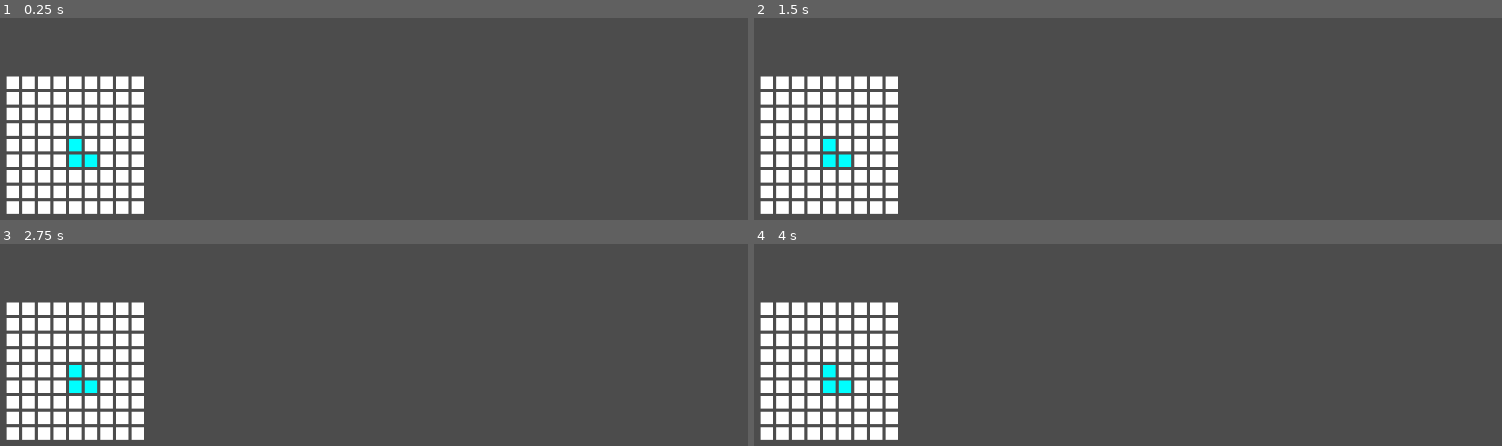
Above: before the commit, frames 1-4 (two rows, left to right).
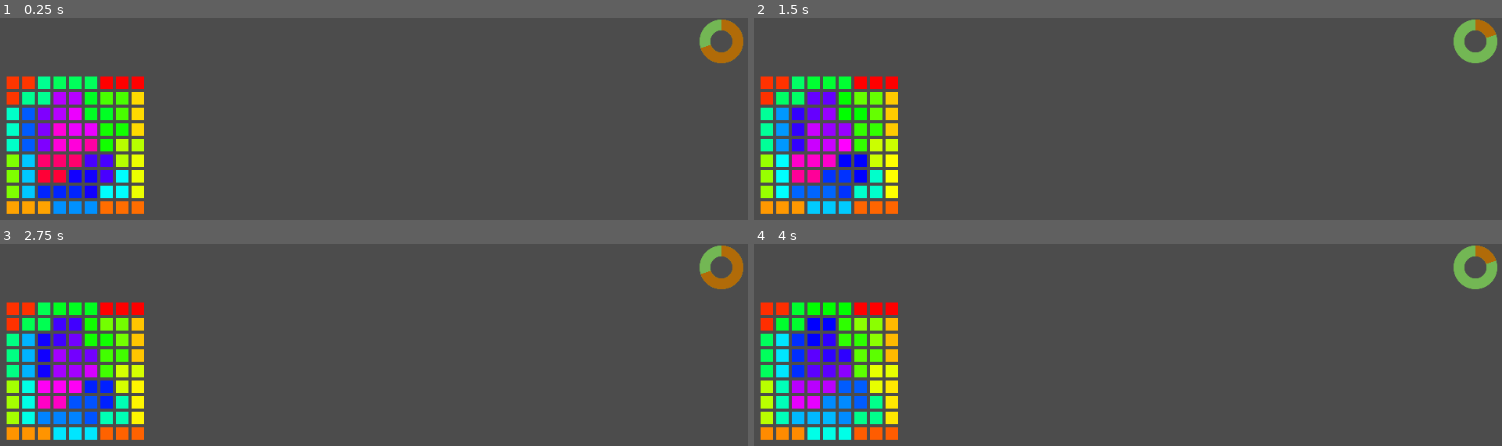
Above: after the commit, the same moments.

Repository: Pe3Hu/toihoia
Game: Godot game, scene res://scenes/Game.tscn
The game is run twice, just before and just after one commit, with the same random seed, the same clock (stepped at 60 frames per second) and the same inputs.
Inputs (mouse positions are in pixels of both pictures, inside the frame that each line leads up to):
- Up to frame 1 (0.25 s): no input
- Up to frame 2 (1.5 s): move the mouse to (outside the picture) at 0.52 s; click (outside the picture) at 0.67 s; move the mouse to (outside the picture) at 1.27 s; click (outside the picture) at 1.42 s
- Up to frame 3 (2.75 s): tap Enter at 2 s; move the mouse to (426, 375) at 2.02 s; click (426, 375) at 2.17 s
- Up to frame 4 (4 s): tap Space at 2.75 s; move the mouse to (outside the picture) at 2.77 s; click (outside the picture) at 2.92 s; move the mouse to (outside the picture) at 3.52 s; click (outside the picture) at 3.67 s

The runs differ from the first frame. In frame 1, 9.9% of the frame differs, in the area x 0-100%, y 0-98%; in frame 2, 9.9%; in frame 3, 9.9%; in frame 4, 9.9%.
Error before the commit: Invalid set index 'region' (on base: 'Array') with value of type 'Array'. (res://scripts/Classes.gd:431)
Error after the commit: Invalid get index '-1' (on base: 'Array'). (res://scripts/Classes.gd:602)

Commit message:
version 0.0042
1. Minimap Region fill added

Diff:
--- a/scenes/Game.tscn
+++ b/scenes/Game.tscn
@@ -17,8 +17,8 @@
 autostart = true
 
 [node name="TimeBar" type="TextureProgress" parent="."]
-visible = false
-margin_right = 240.0
+margin_left = 960.0
+margin_right = 1200.0
 margin_bottom = 240.0
 rect_scale = Vector2( 0.25, 0.25 )
 max_value = 50.0
--- a/scripts/Classes.gd
+++ b/scripts/Classes.gd
@@ -379,8 +379,11 @@
 
 	func _init():
 		array.district = []
+		array.region = []
 		init_districts()
-		hue_districts()
+		init_borderlands()
+		init_associates()
+		#hue_districts()
 
 	func init_districts():
 		for _i in Global.number.size.minimap:
@@ -389,6 +392,22 @@
 			for _j in Global.number.size.minimap:
 				var district = Classes.District.new()
 				array.district[_i].append(district)
+
+
+	func init_borderlands():
+		array.borderland = []
+
+		for _i in array.district.size():
+			for _j in array.district[_i].size():
+				var district = array.district[_i][_j]
+
+				for neighbor in Global.array.neighbor["4"]:
+					var grid = Vector2(_j,_i)
+					grid += neighbor
+
+					if check_border(grid):
+						var neighbor_district = array.district[grid.y][grid.x]
+						add_borderland(district,neighbor_district)
 
 	func init_center():
 		var mid = round(Global.number.size.minimap/2)
@@ -410,25 +429,264 @@
 		for grid in grids:
 			array.district[grid.y][grid.x].obj.self.color = Color().from_hsv(0.5,1,1)
 
-			print(grids)
-
-
 	func hue_districts():
-		init_center()
+		#init_center()
+		init_associates()
+
+	func init_associates():
+		array.region.append([])
+		var unused = []
+
+		for districts in array.district:
+			for district in districts:
+				unused.append(district)
+
+		while unused.size() > 0 && Global.flag.stop:
+			generate_associate(unused)
+
+		for region in array.region[0]:
+			for district in region.array.district:
+				var hue = float(region.number.index)/float(array.region[0].size())
+				district.obj.self.color = Color().from_hsv(hue,1,1)
+
+
+		for districts in array.district:
+			for district in districts:
+				if district.flag.free:
+					district.obj.self.color = Color().from_hsv(0,0,0)
+
+	func click_f():
+		array.region.append([])
+		var unused = []
+
+		for districts in array.district:
+			for district in districts:
+				if district.flag.free:
+					unused.append(district)
+
+		generate_associate(unused)
+		var isolated = detect_isolated(unused)
+		if isolated != null:
+			shift_isolated(isolated)
+
+		for region in array.region[0]:
+			for district in region.array.district:
+				var hue = float(region.number.index)/float(array.region[0].size())
+				district.obj.self.color = Color().from_hsv(hue,1,1)
+
+
+		for districts in array.district:
+			for district in districts:
+				if district.flag.free:
+					district.obj.self.color = Color().from_hsv(0,0,0)
+
+	func generate_associate(unused_):
+		var rank = 0
+		var input = {}
+		input.rank = rank
+		var region = Classes.Region.new(input)
+		array.region[rank].append(region)
+		var begin = corner_district(unused_)
+		region.add_district(begin)
+		var districts = [begin]
+		var size = 1
+
+		while size < Global.number.size.associate:
+			var options = []
+
+			for district in districts:
+				for neighbor in district.array.neighbor:
+					if neighbor.flag.free:
+						var mid = round(Global.number.size.minimap/2)
+#						var d = max(abs(mid-neighbor.number.x),abs(mid-neighbor.number.y))
+#						var n = d + 1
+#						for _i in pow(n,3):
+#							options.append(neighbor)
+						var option = {}
+						option.n = neighbor.array.delimited.size()
+						option.d = max(abs(mid-neighbor.number.x),abs(mid-neighbor.number.y))
+						option.neighbor = neighbor
+						options.append(option)
+
+			var min_n = Global.array.neighbor["4"].size()
+
+			for option in options:
+				if min_n > option.n:
+					min_n = option.n
+
+			for option in options:
+				if min_n != option.n:
+					options.erase(option)
+			var max_d = 0
+
+			for option in options:
+				if option.d > max_d:
+					max_d = option.d
+
+			for option in options:
+				if max_d != option.d:
+					options.erase(option)
+
+			if options.size() > 0:
+				Global.rng.randomize()
+				var index_r = Global.rng.randi_range(0, options.size()-1)
+				var option = options[index_r].neighbor
+				unused_.erase(option)
+				option.flag.free = false
+				districts.append(option)
+				region.add_district(option)
+
+			size += 1
+
+		if districts.size() != Global.number.size.associate:
+			print("district size error")
+			#Global.flag.stop = false
+
+
+	func weak_district(unused_):
+		var min_neighbor = Global.array.neighbor["4"].size()
+		var options = []
+
+		for district in unused_:
+			if min_neighbor > district.array.delimited.size():
+				min_neighbor = district.array.delimited.size()
+
+		for district in unused_:
+			if min_neighbor == district.array.delimited.size():
+				options.append(district)
+
+		var weak = {}
+		weak.sum = -1
+		weak.option = null
+
+		for option in options:
+			if option.number.x + option.number.y > weak.sum:
+				weak.sum = option.number.x + option.number.y
+				weak.option = option
+
+		unused_.erase(weak.option)
+		weak.option.flag.free = false
+		return weak.option
+
+	func corner_district(unused_):
+		var min_neighbor = Global.array.neighbor["4"].size()
+		var options = []
+
+		for district in unused_:
+			if min_neighbor > district.array.delimited.size():
+				min_neighbor = district.array.delimited.size()
+
+		for district in unused_:
+			if min_neighbor == district.array.delimited.size():
+				options.append(district)
+
+		var mid = round(Global.number.size.minimap/2)
+		var max_far_away = 0
+
+		for option in options:
+			var d = abs(mid-option.number.x)+abs(mid-option.number.y)
+
+			if d > max_far_away:
+				max_far_away = d
+
+		var options_2 = []
+
+		for option in options:
+			var d = abs(mid-option.number.x)+abs(mid-option.number.y)
+
+			if d == max_far_away:
+				options_2.append(option)
+
+		Global.rng.randomize()
+		var index_r = Global.rng.randi_range(0, options_2.size()-1)
+		var option = options_2[index_r]
+		unused_.erase(option)
+		option.flag.free = false
+		return option
+
+	func detect_isolated(unused_):
+		for option in unused_:
+			if option.array.delimited.size() == 0:
+				return option
+
+		return null
+
+	func shift_isolated(isolated_):
+		var regions = []
+		var rank = 0
+
+		for neighbor in isolated_.array.neighbor:
+			regions.append(neighbor.array.region[rank])
+
+		var options = []
+
+		for _i in regions:
+			var region = array.region[rank][_i]
+			for district in region.array.district:
+				for neighbor in district.array.neighbor:
+					if neighbor.flag.free:
+						options.append(region)
+
+
+		Global.rng.randomize()
+		var index_r = Global.rng.randi_range(0, options.size()-1)
+		var region = options[index_r]
+		#var swap =
+		#region.add_district(isolated_)
+
+	func add_borderland(parent_district_,child_district_):
+		if !parent_district_.array.neighbor.has(child_district_):
+			parent_district_.array.neighbor.append(child_district_)
+			child_district_.array.neighbor.append(parent_district_)
+			parent_district_.array.delimited.append(child_district_)
+			child_district_.array.delimited.append(parent_district_)
+
+	func check_border(grid_):
+		return grid_.x >= 0 && grid_.x < Global.number.size.minimap && grid_.y >= 0 && grid_.y < Global.number.size.minimap
 
 class District:
 	var number = {}
 	var obj = {}
-	var array = []
+	var array = {}
+	var flag = {}
 
 	func _init():
 		number.index = Global.number.primary_key.district
 		Global.number.primary_key.district += 1
+		number.x = number.index % Global.number.size.minimap
+		number.y = number.index / Global.number.size.minimap
 		obj.parent = Global.node.minimap
 		obj.self = preload("res://scenes/District.tscn").instance()
 		obj.self.rect_min_size = Vector2(Global.number.size.district,Global.number.size.district)
 		obj.parent.add_child(obj.self)
 		array.region = []
+		array.neighbor = []
+		array.associated = []
+		array.delimited = []
+		flag.free = true
+
+		for _i in Global.number.size.regions:
+			array.region.append(-1)
+
+class Region:
+	var number = {}
+	var array = {}
+
+	func _init(input_):
+		number.index = Global.number.primary_key.region
+		Global.number.primary_key.region += 1
+		number.rank = input_.rank
+		array.district = []
+
+	func add_district(district_):
+		array.district.append(district_)
+		district_.array.region[number.rank] = number.index
+
+		for neigbhor in district_.array.neighbor:
+			if array.district.has(neigbhor):
+				district_.array.associated.append(neigbhor)
+			district_.array.delimited.erase(neigbhor)
+			neigbhor.array.delimited.erase(district_)
 
 class Sorter:
     static func sort_ascending(a, b):
--- a/scripts/Game.gd
+++ b/scripts/Game.gd
@@ -39,7 +39,6 @@
 
 	#print(Global.array.memory.time)
 
-
 func generate_action():
 	for _i in 3:
 		var node_path = "/root/Game/Action/TextureRect"+str(_i+1)
@@ -59,6 +58,8 @@
 	if event is InputEventMouseButton:
 		if Global.flag.generate:
 			generate_action()
+			#if Global.flag.stop:
+			Global.obj.minimap.click_f()
 			Global.flag.generate = !Global.flag.generate
 		else:
 			Global.flag.generate = !Global.flag.generate
--- a/scripts/Global.gd
+++ b/scripts/Global.gd
@@ -25,6 +25,7 @@
 	number.primary_key.zone = 0
 	number.primary_key.monster = 0
 	number.primary_key.district = 0
+	number.primary_key.region = 0
 
 func init_stat():
 	list.stat = {}
@@ -81,6 +82,14 @@
 	array.memory = {}
 	array.memory.time = []
 	array.memory.wound = []
+	array.neighbor = {}
+	array.neighbor["4"] = [
+		Vector2(0,-1),
+		Vector2(1,0),
+		Vector2(0,1),
+		Vector2(-1,0)
+	]
+
 
 func init_pool_zone():
 	array.pool.zone = []
@@ -158,6 +167,8 @@
 	number.size.minimap = 9
 	number.size.monster = 4
 	number.size.district = 16
+	number.size.associate = 3
+	number.size.regions = 3
 
 	number.argument = {}
 	number.argument.base = 10
@@ -166,6 +177,7 @@
 func init_flag():
 	flag.ready = false
 	flag.generate = true
+	flag.stop = true
 
 func _ready():
 	init_list()
